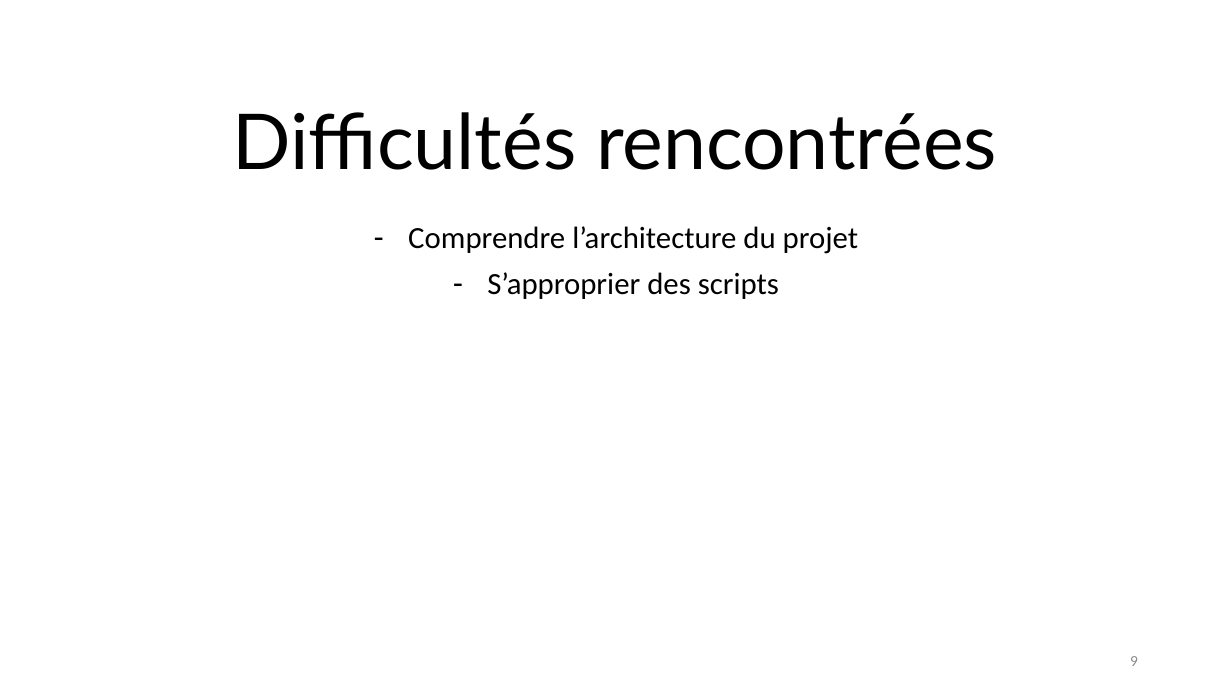
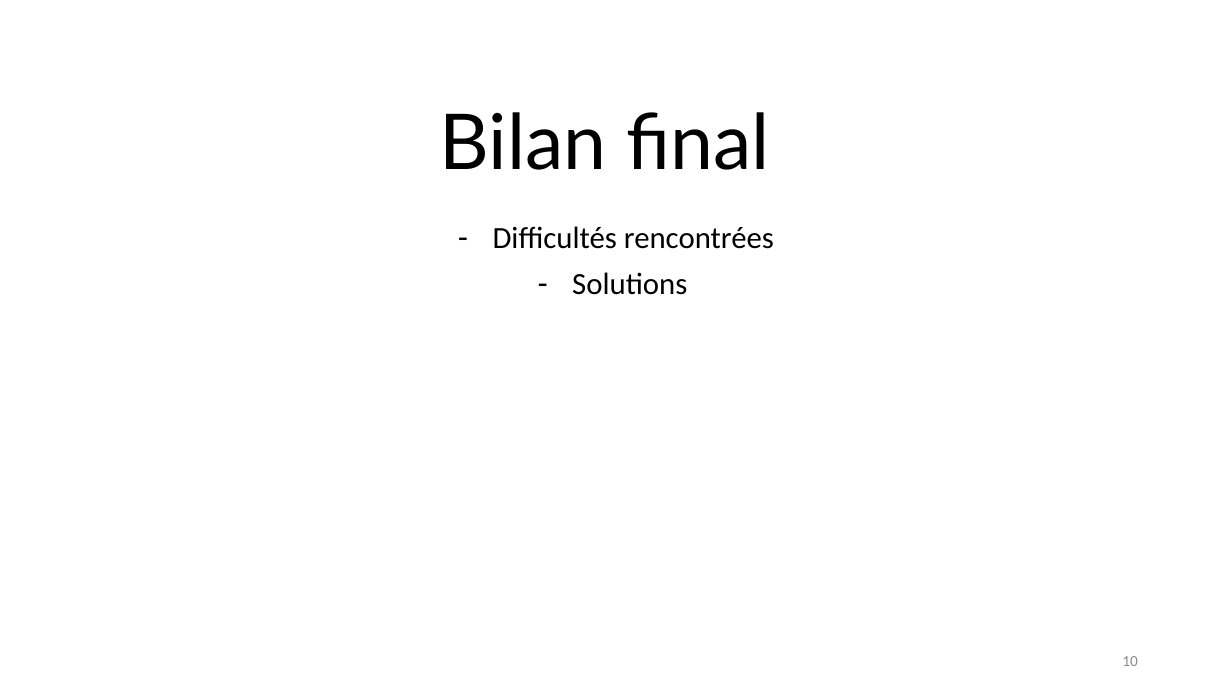
Before and after one commit to chopinvictor/CUBES-2, a slide deck: slide 10 of Présentation CUBE 2.pptx (slide 9 before the commit). Drawn at 1232x693 pixels with LibreOffice and Linux fonts; fonts in the diff are those of the drawing; background and template pictures are left out. Boxes give left, top, right and bottom in pixels: in the first picture for what was removed or moved away, otherwise in the second. Text is boxed around its words. In the diff, an @@ line names an element or a change of style, - is before the commit and + after.

Commit message:
Enrichissement PPT et scripts de tests

```diff
--- a/Présentation CUBE 2.pptx
+++ b/Présentation CUBE 2.pptx
@@ title at box(440, 112, 770, 170): text changed @@
-Difficultés rencontrées
+Bilan final
@@ subtitle at box(493, 226, 774, 295): text changed @@
-– Comprendre l’architecture du projet
-– S’approprier des scripts
+– Difficultés rencontrées
+– Solutions
@@ page number at box(1122, 656, 1138, 666): text changed @@
-9
+10
```
Also in this commit, not shown: 5 other slides changed, 2 other files.
